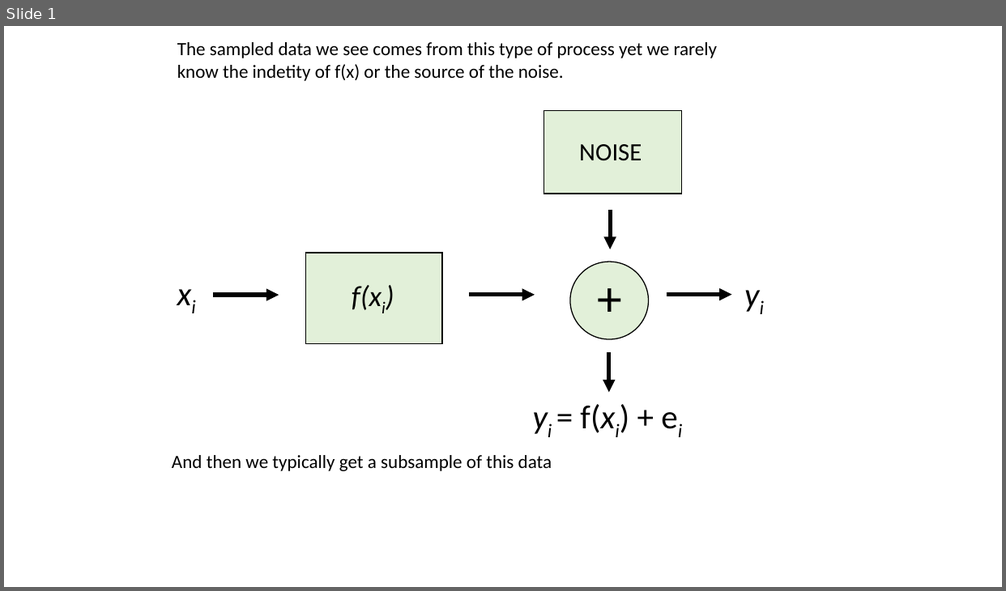
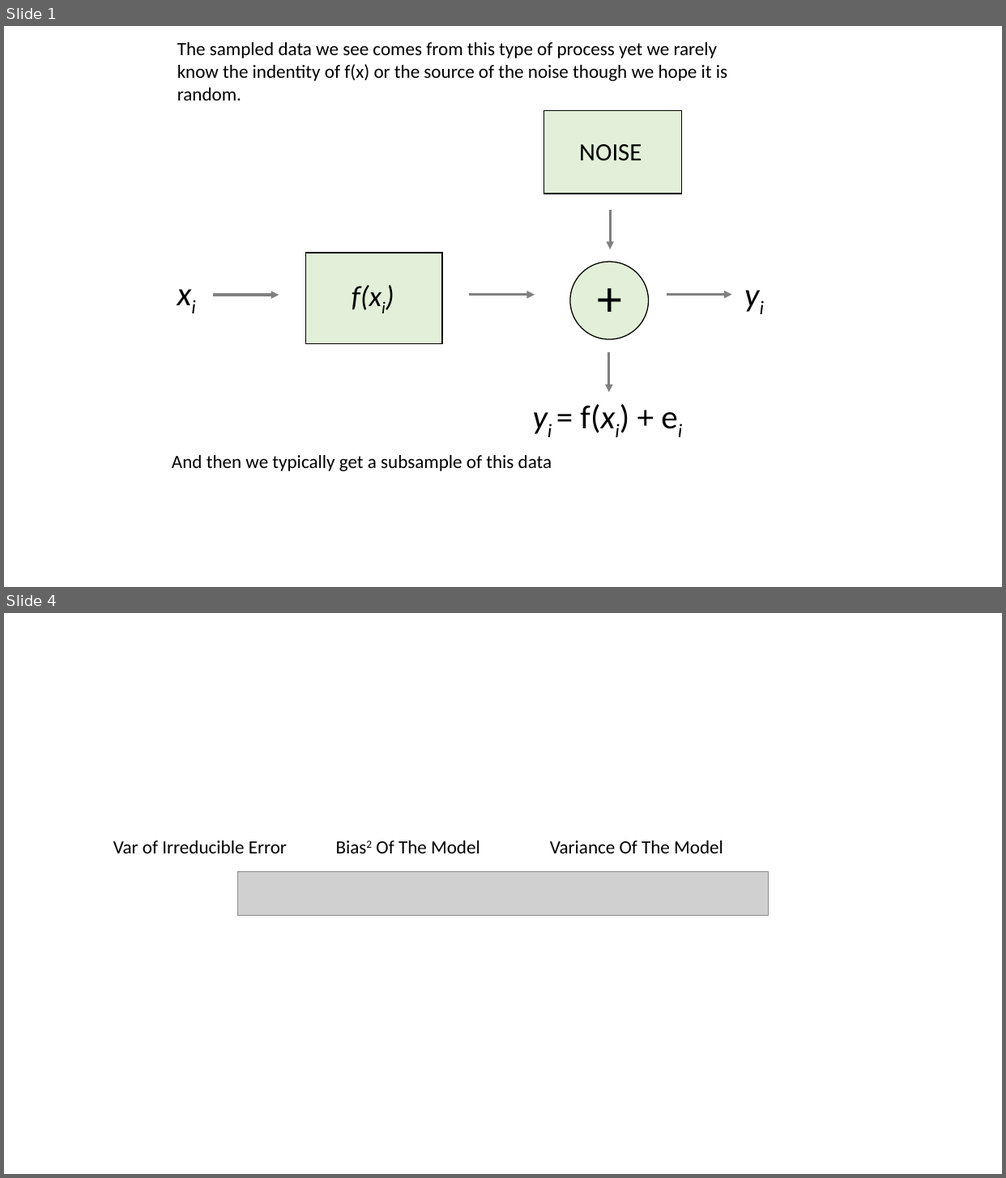
Before and after one commit to steviep42/bios_534, a slide deck: sample_signal_and_noise.pptx. Shown one above the other, each under a label of ours: slide 1 before the commit, slides 1 and 4 after it; the slides between them are not shown. The pictures are 1006x591 and 1006x1178 pixels, drawn with LibreOffice and Linux fonts; fonts in the diff are those of the drawing; grey boxes stand for pictures. Boxes give left, top, right and bottom in pixels: in the first picture for what was removed or moved away, otherwise in the second. Text is boxed around its words. In the diff, an @@ line names an element or a change of style, - is before the commit and + after.

```diff
--- a/sample_signal_and_noise.pptx
+++ b/sample_signal_and_noise.pptx
@@ slide 4 added at (4,613,1002,1174), background #FFFFFF @@
@@ text added at (113,841,287,854), 18 pt, text #000000 @@
+Var of Irreducible Error
@@ text added at (376,841,480,854), 18 pt, text #000000 @@
+Bias2 Of The Model
@@ text added at (550,841,723,854), 18 pt, text #000000 @@
+Variance Of The Model
@@ picture added at (237,872,768,915) @@
@@ slide 1 changed as well @@
@@ text at (177,64,727,101): text changed @@
-know the indetity of f(x) or the source of the noise.
+know the indentity of f(x) or the source of the noise though we hope it is random.
@@ arrow (611, 209) - (611, 250): stroke #000000 4 pt to #808080 2.5 pt @@
@@ arrow (214, 295) - (279, 295): stroke #000000 4 pt to #808080 2.5 pt @@
@@ arrow (469, 295) - (535, 295): stroke #000000 4 pt to #808080 2.5 pt @@
@@ arrow (667, 295) - (731, 295): stroke #000000 4 pt to #808080 2.5 pt @@
@@ arrow (609, 352) - (609, 392): stroke #000000 4 pt to #808080 2.5 pt @@
```
Also in this commit, not shown: 2 other slides added, 2 other files.
